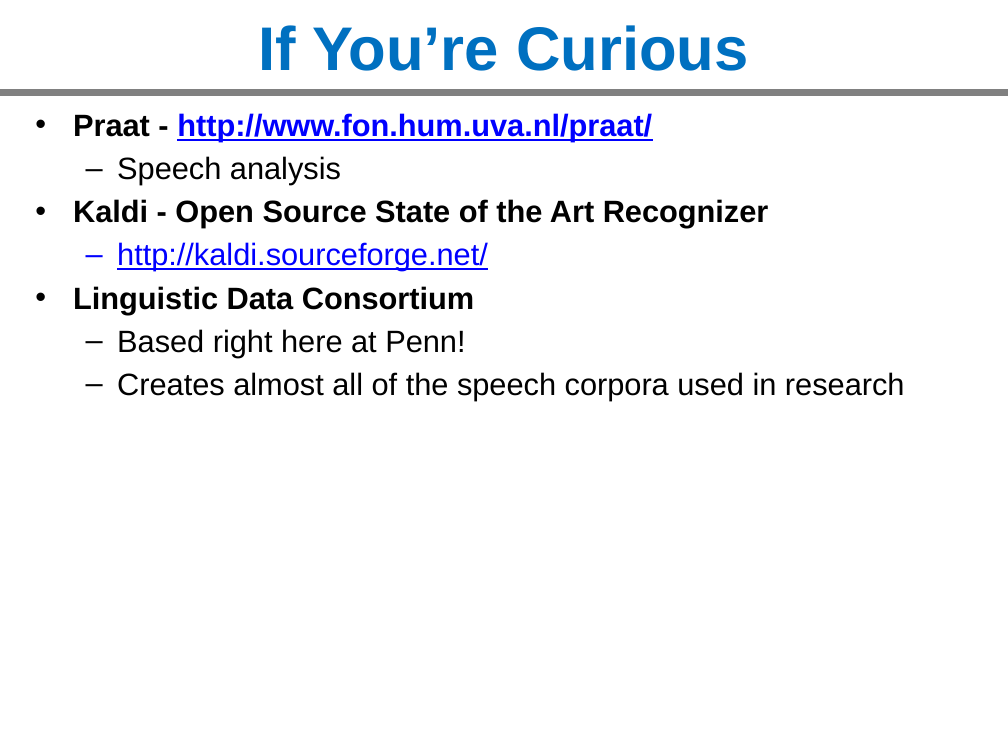
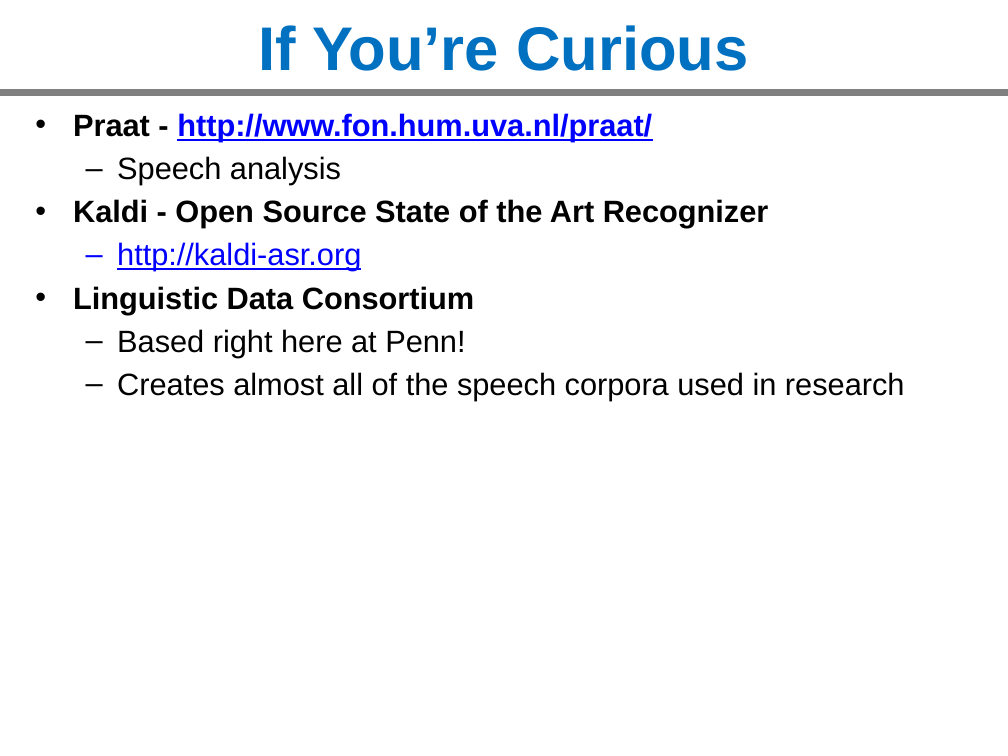
Before and after one commit to crowdsourcing-class/crowdsourcing-class.github.io, a slide deck: slide 55 of slides/crowdsourcing-speech-recognition.pptx (slide 52 before the commit). Drawn at 1008x756 pixels with LibreOffice and Linux fonts; fonts in the diff are those of the drawing. Boxes give left, top, right and bottom in pixels: in the first picture for what was removed or moved away, otherwise in the second. Text is boxed around its words. In the diff, an @@ line names an element or a change of style, - is before the commit and + after.

Commit message:
Lecture updates

```diff
--- a/slides/crowdsourcing-speech-recognition.pptx
+++ b/slides/crowdsourcing-speech-recognition.pptx
@@ text at [117, 242, 361, 271]: text changed @@
-  – http://kaldi.sourceforge.net/
+  – http://kaldi-asr.org
```
Also in this commit, not shown: 3 slides added, 4 other files.
